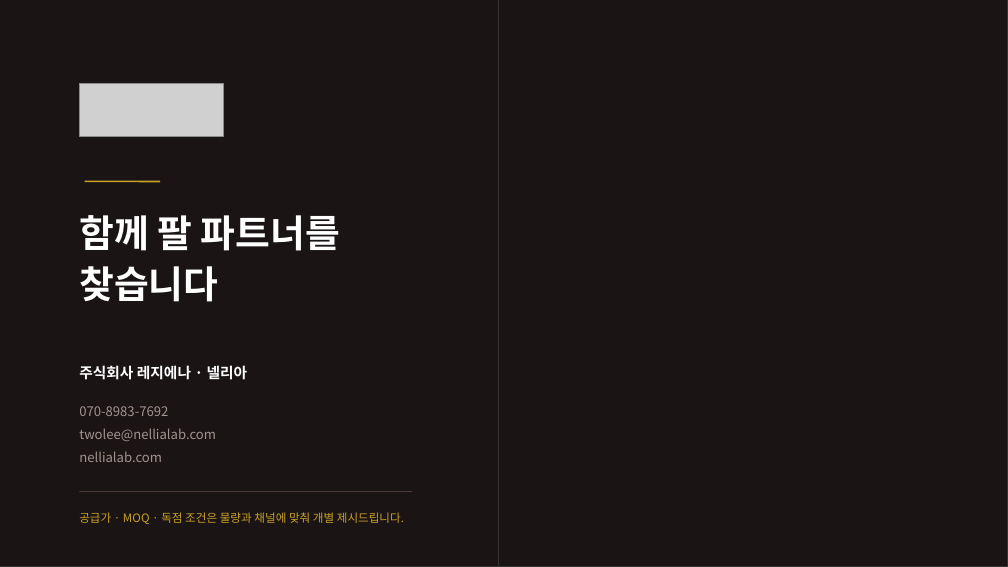
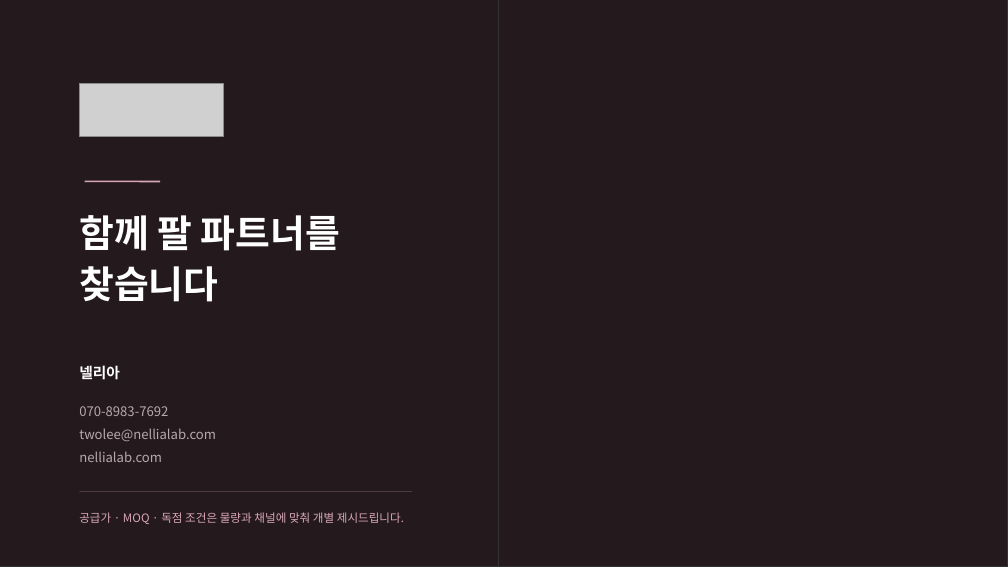
Before and after one commit to wqmn1212/nellia-order-hub, a slide deck: slide 14 of docs/넬리아_제품소개서_유통사용.pptx. Drawn at 1008x567 pixels with LibreOffice and Linux fonts; fonts in the diff are those of the drawing; grey boxes stand for pictures; background and template pictures are left out. Boxes give left, top, right and bottom in pixels: in the first picture for what was removed or moved away, otherwise in the second. Text is boxed around its words. In the diff, an @@ line names an element or a change of style, - is before the commit and + after.

```diff
--- a/docs/넬리아_제품소개서_유통사용.pptx
+++ b/docs/넬리아_제품소개서_유통사용.pptx
@@ rectangle at <box>0,0,1008,567</box>: fill #1A1415 at 48% opacity to #241A1E at 48% opacity @@
@@ rectangle at <box>0,0,499,567</box>: fill #1A1415 to #241A1E @@
@@ line (85, 181) - (160, 181): stroke #C9A227 1.5 pt to #D9A7B5 1.5 pt @@
@@ text "070-8983-7692" at <box>79,406,216,462</box>: text colour #A3938F to #B9A7AC @@
@@ text at <box>79,365,120,380</box>: text changed @@
-주식회사 레지에나 · 넬리아
+넬리아
@@ text "공급가 · MOQ · 독점 ..." at <box>79,512,404,524</box>: text colour #C9A227 to #D9A7B5 @@
```
Also in this commit, not shown: 13 other slides changed, 1 other file.
